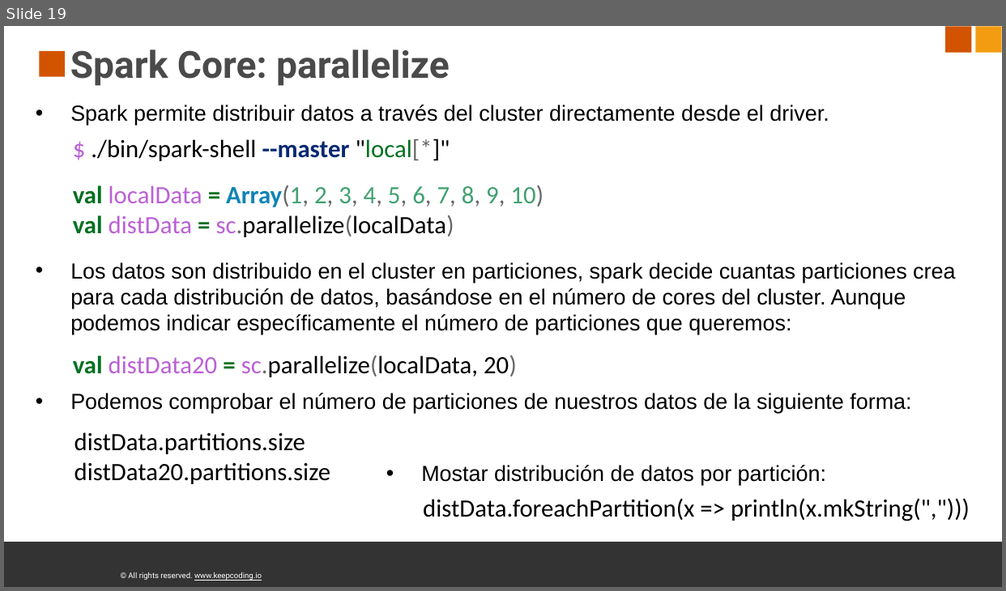
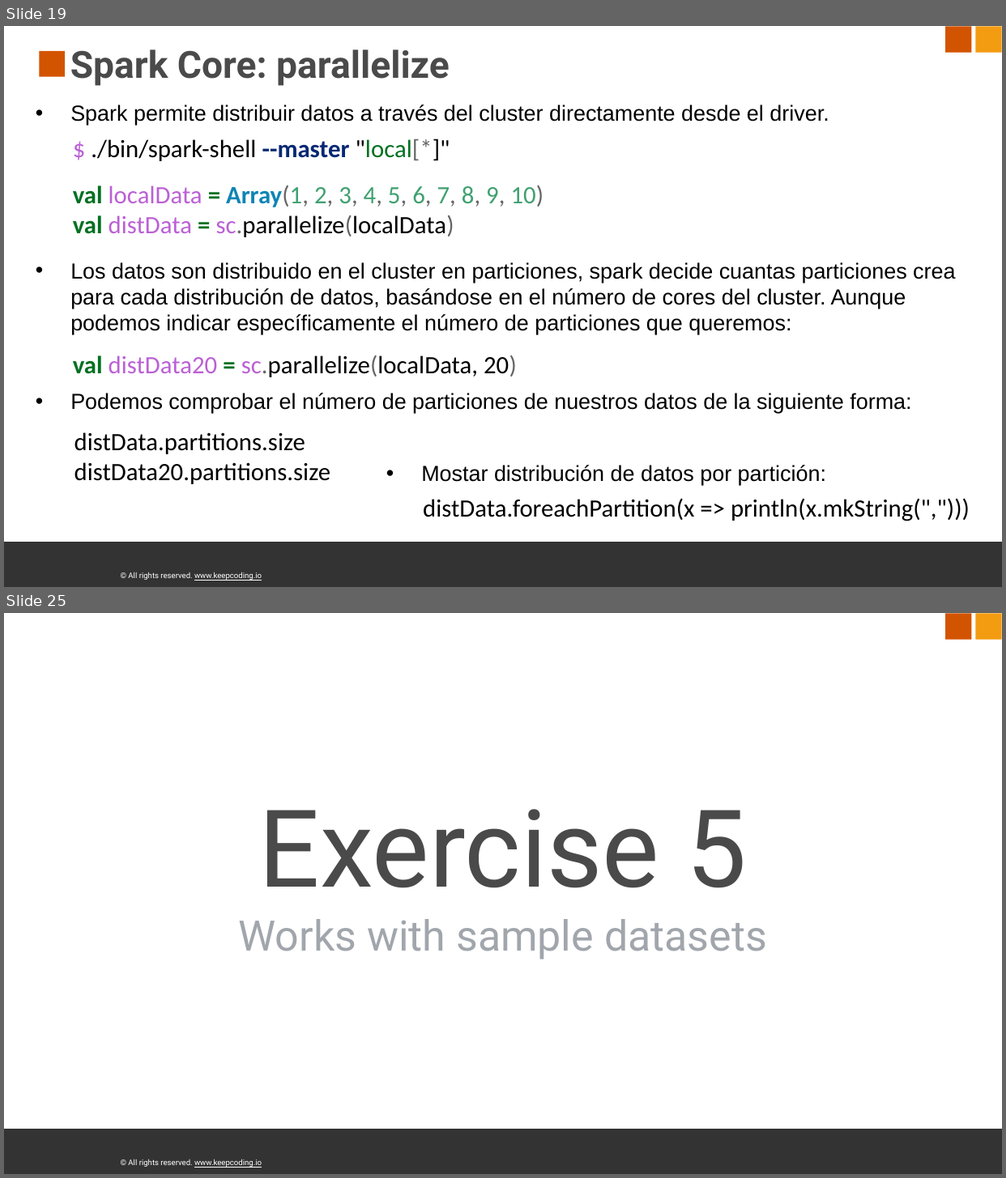
Before and after one commit to frisinacho/big-data-processing-spark-y-scala, a slide deck: sources/spark_core.pptx. Shown one above the other, each under a label of ours: slide 19 before the commit, slides 19 and 25 after it; the slides between them are not shown. The pictures are 1006x591 and 1006x1178 pixels, drawn with LibreOffice and Linux fonts; fonts in the diff are those of the drawing; background and template pictures are left out. Boxes give left, top, right and bottom in pixels: in the first picture for what was removed or moved away, otherwise in the second. Text is boxed around its words. In the diff, an @@ line names an element or a change of style, - is before the commit and + after.

Commit message:
exercise01

```diff
--- a/sources/spark_core.pptx
+++ b/sources/spark_core.pptx
@@ slide 25 added at box(4, 613, 1002, 1174), background #FFFFFF; not listed: 4 template elements that a slide beside it also shows @@
@@ title added at box(239, 809, 767, 960), 54 pt, text #A1A6AC @@
+Exercise 5
+Works with sample datasets
```
Also in this commit, not shown: 1 slide changed, 6 other slides added, 7 other files.
